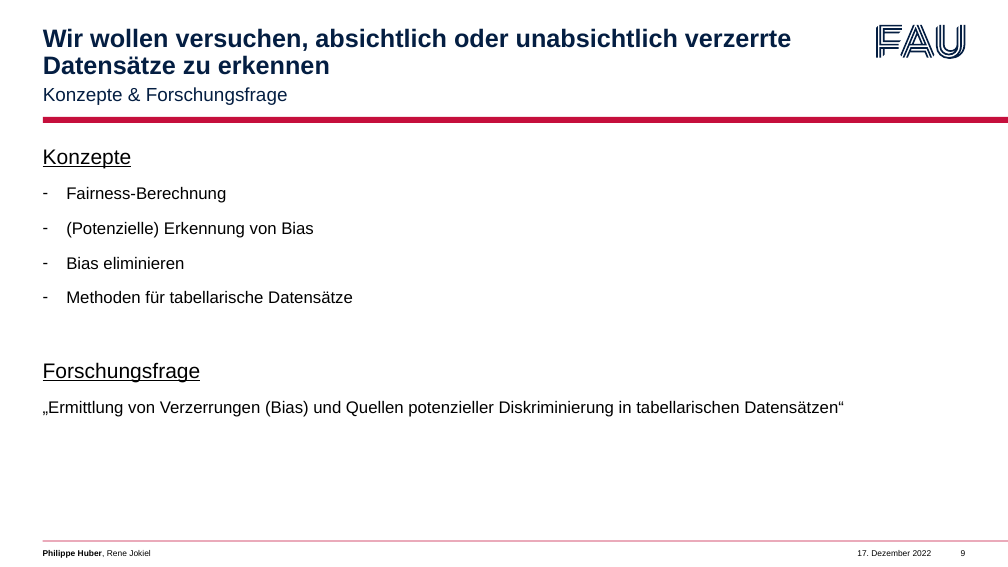
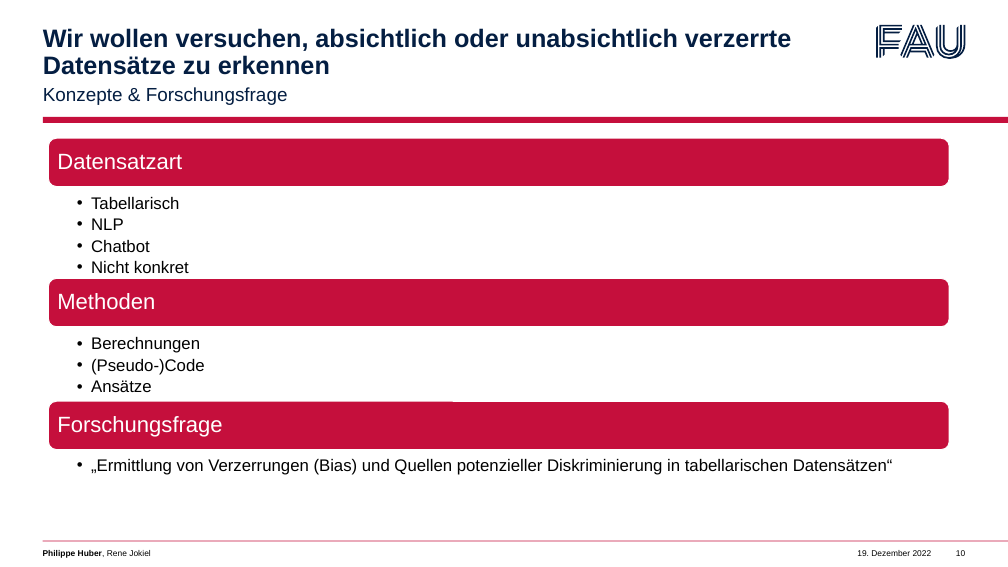
Before and after one commit to BelmontR/CSV-AI-Fairnes-Checker-, a slide deck: slide 10 of F-Seminar/Zwischenpräsentation.pptx (slide 9 before the commit). Drawn at 1008x567 pixels with LibreOffice and Linux fonts; fonts in the diff are those of the drawing. Boxes give left, top, right and bottom in pixels: in the first picture for what was removed or moved away, otherwise in the second. Text is boxed around its words. In the diff, an @@ line names an element or a change of style, - is before the commit and + after.

```diff
--- a/F-Seminar/Zwischenpräsentation.pptx
+++ b/F-Seminar/Zwischenpräsentation.pptx
@@ text at (43,149,353,382): paragraphs removed @@
-Konzepte
-– Fairness-Berechnung
-– (Potenzielle) Erkennung von Bias
-– Bias eliminieren
-– Methoden für tabellarische Datensätze
-Forschungsfrage
@@ group added at (48,138,950,450): 5 texts, 3 rounded rectangles @@
+Datensatzart
+  • Tabellarisch
+  • NLP
+  • Chatbot
+  • Nicht konkret
+Methoden
+  • Berechnungen
+  • (Pseudo-)Code
+  • Ansätze
+Forschungsfrage
@@ text "„Ermittlung von Verzerrungen (Bias) und ...": place and size @@
-text "„Ermittlung von Verzerrungen (Bias) und ..." at (43,149,844,417)
+text "„Ermittlung von Verzerrungen (Bias) und ..." at (91,459,893,475)
@@ text "„Ermittlung von Verzerrungen (Bias) und ..." at (91,459,893,475): bullet none to •; list level 1 to 2 in "„Ermittlung von Verzerrungen (Bias) und ..."; line spacing 1.1 to 0.9 @@
@@ page number at (956,550,965,556): text changed @@
-9
+10
```
Also in this commit, not shown: 19 other slides changed, 2 slides added.
